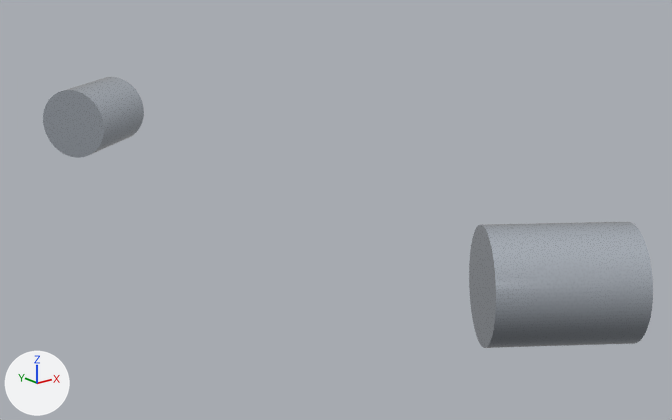
Two versions of the glTF model public/assets/3d/archetypes/pushers-chronograph.glb, one commit apart.
Both versions are drawn from a 50 mm camera at (1.2, -27.3, 8.9) aimed at (21.1, -2.4, -1.1). Every picture has the same lights, and +X, +Y and +Z are marked at lower left. The picture after the commit comes second. Where no turn or scale is listed for an object, it has been applied to the vertices.

Names of what the first picture shows: 'DD_ARCH_CHRONO_PUSHER_0', 'DD_ARCH_CHRONO_PUSHER_1'.
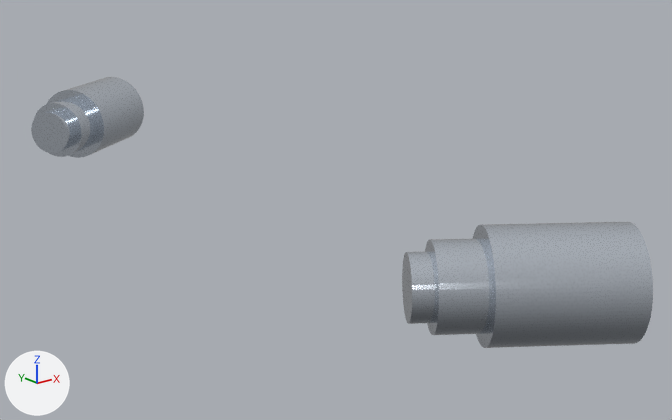
Changed parts and their boxes [x1, y1, x2, y2] in the pictures (672 x 420 px):
```json
{"object": "DD_ARCH_CHRONO_PUSHER_1_COLLAR", "change": "added", "after": [425, 238, 493, 335]}
{"object": "DD_ARCH_CHRONO_PUSHER_1_STEM", "change": "added", "after": [402, 251, 437, 324]}
{"object": "DD_ARCH_CHRONO_PUSHER_0_STEM", "change": "added", "after": [31, 110, 75, 153]}
{"object": "DD_ARCH_CHRONO_PUSHER_0_COLLAR", "change": "added", "after": [34, 98, 97, 157]}
```

Scene script edits in JSON lines:
```json
{"op": "add", "block": "me_cylinder_003", "code": ["me_cylinder_003 = bpy.data.meshes.new('Cylinder.003')", "me_cylinder_003.from_pydata(...)  # 192 vertices, 380 faces; spans x -1.58..1.58, y -1.48..1.48, z -0.9..0.9", "me_cylinder_003.materials.append(mat_chronograph_pusher_steel)  # white #dae2ec"]}
{"op": "add", "block": "me_cylinder_004", "code": ["me_cylinder_004 = bpy.data.meshes.new('Cylinder.004')", "me_cylinder_004.from_pydata(...)  # 192 vertices, 380 faces; spans x -1.36..1.36, y -1.46..1.46, z -1.2..1.2", "me_cylinder_004.materials.append(mat_chronograph_pusher_steel)  # white #dae2ec"]}
{"op": "add", "block": "me_cylinder_1", "code": ["me_cylinder_1 = bpy.data.meshes.new('Cylinder')", "me_cylinder_1.from_pydata(...)  # 192 vertices, 380 faces; spans x -1.58..1.58, y -1.48..1.48, z -0.9..0.9", "me_cylinder_1.materials.append(mat_chronograph_pusher_steel)  # white #dae2ec"]}
{"op": "add", "block": "me_cylinder_001_1", "code": ["me_cylinder_001_1 = bpy.data.meshes.new('Cylinder.001')", "me_cylinder_001_1.from_pydata(...)  # 192 vertices, 380 faces; spans x -1.36..1.36, y -1.46..1.46, z -1.2..1.2", "me_cylinder_001_1.materials.append(mat_chronograph_pusher_steel)  # white #dae2ec"]}
{"op": "add", "block": "ob_dd_arch_chrono_pusher_1_stem", "code": ["ob_dd_arch_chrono_pusher_1_stem = bpy.data.objects.new('DD_ARCH_CHRONO_PUSHER_1_STEM', me_cylinder_003)", "ob_dd_arch_chrono_pusher_1_stem.location = (17.28, -12.1, 0.0)"]}
{"op": "add", "block": "ob_dd_arch_chrono_pusher_1_collar", "code": ["ob_dd_arch_chrono_pusher_1_collar = bpy.data.objects.new('DD_ARCH_CHRONO_PUSHER_1_COLLAR', me_cylinder_004)", "ob_dd_arch_chrono_pusher_1_collar.location = (17.39, -12.17, 0.0)"]}
{"op": "add", "block": "ob_dd_arch_chrono_pusher_0_stem", "code": ["ob_dd_arch_chrono_pusher_0_stem = bpy.data.objects.new('DD_ARCH_CHRONO_PUSHER_0_STEM', me_cylinder_1)", "ob_dd_arch_chrono_pusher_0_stem.location = (17.28, 12.1, 0.0)"]}
{"op": "add", "block": "ob_dd_arch_chrono_pusher_0_collar", "code": ["ob_dd_arch_chrono_pusher_0_collar = bpy.data.objects.new('DD_ARCH_CHRONO_PUSHER_0_COLLAR', me_cylinder_001_1)", "ob_dd_arch_chrono_pusher_0_collar.location = (17.39, 12.17, 0.0)"]}
```
